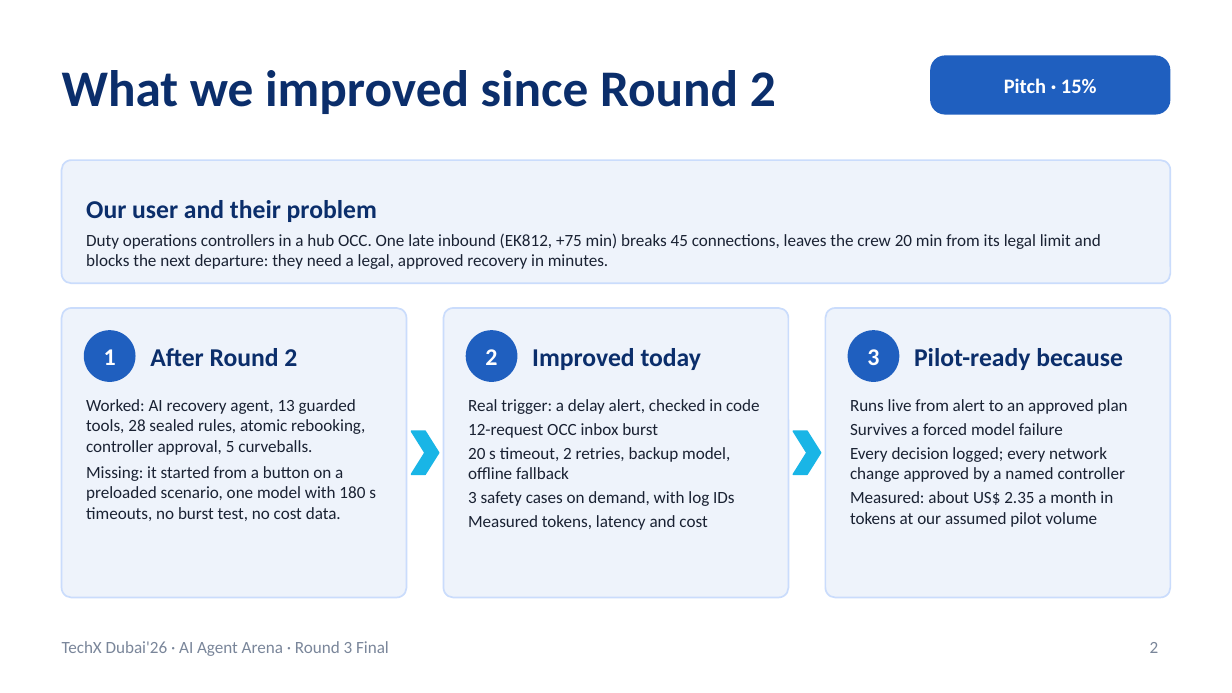
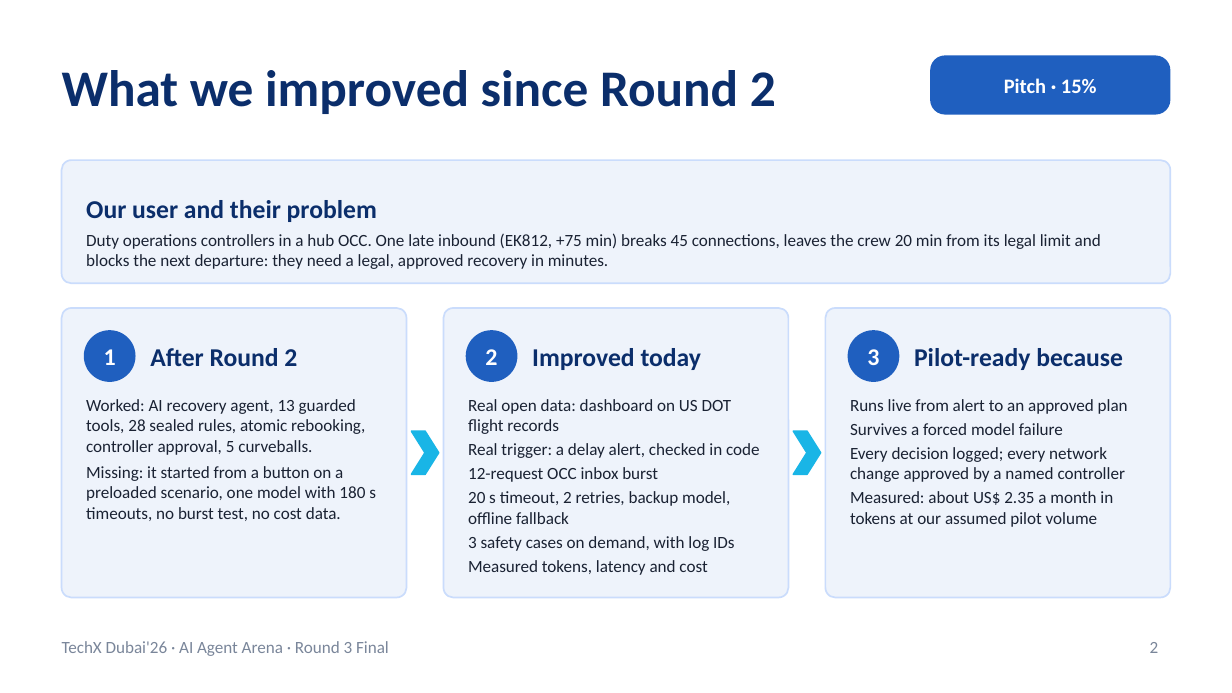
Before and after one commit to RithikhC/EagleX, a slide deck: slide 2 of docs/EagleX_Round3_Final.pptx. Drawn at 1232x693 pixels with LibreOffice and Linux fonts; fonts in the diff are those of the drawing. Boxes give left, top, right and bottom in pixels: in the first picture for what was removed or moved away, otherwise in the second. Text is boxed around its words. In the diff, an @@ line names an element or a change of style, - is before the commit and + after.

```diff
--- a/docs/EagleX_Round3_Final.pptx
+++ b/docs/EagleX_Round3_Final.pptx
@@ text at [468, 399, 732, 434]: paragraph added @@
+Real open data: dashboard on US DOT flight records
```
Also in this commit, not shown: 2 other slides changed, 3 slides added, 23 other files.
